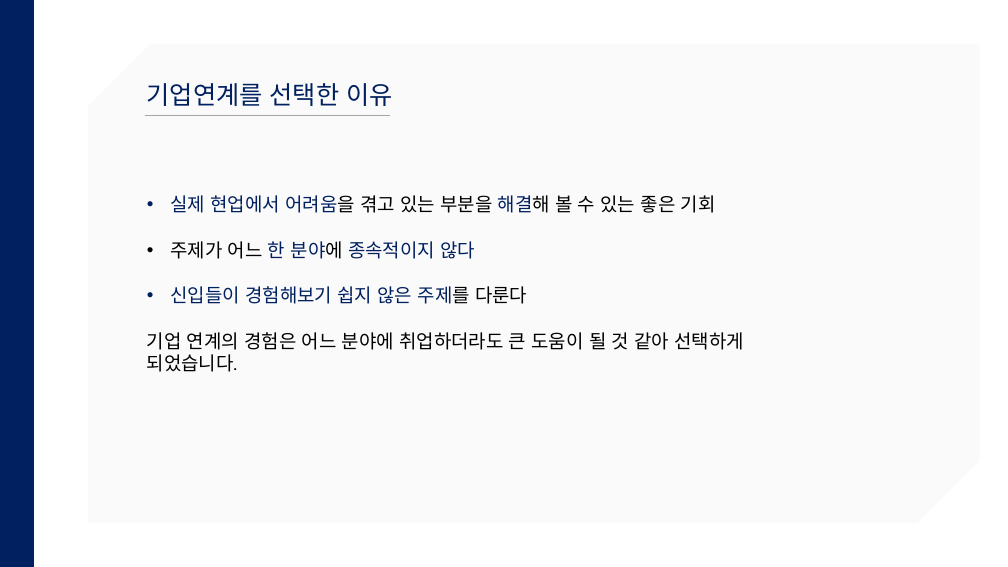
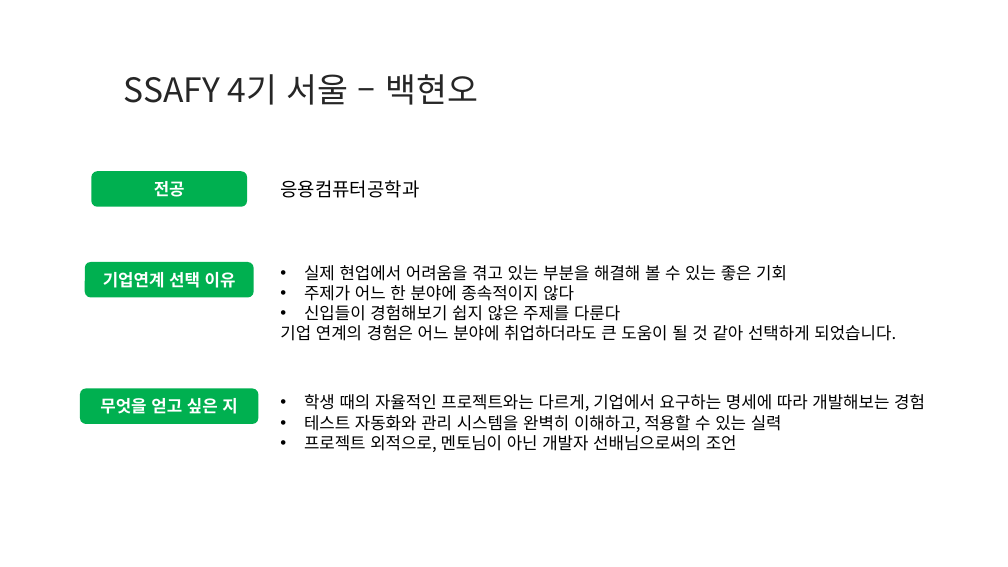
Before and after one commit to shim99887/TMI, a slide deck: slide 1 of docs/Introduce/SDS_자기소개_백현오.pptx (slide 2 before the commit). Drawn at 1008x567 pixels with LibreOffice and Linux fonts; fonts in the diff are those of the drawing; background and template pictures are left out. Boxes give left, top, right and bottom in pixels: in the first picture for what was removed or moved away, otherwise in the second. Text is boxed around its words. In the diff, an @@ line names an element or a change of style, - is before the commit and + after.

```diff
--- a/docs/Introduce/SDS_자기소개_백현오.pptx
+++ b/docs/Introduce/SDS_자기소개_백현오.pptx
@@ rectangle removed at box(0, 0, 34, 567) @@
@@ snip diag rect removed at box(88, 44, 980, 523) @@
@@ title added at box(124, 74, 478, 105), 32 pt, text #262626 @@
+SSAFY 4기 서울 – 백현오
@@ line removed from (145, 116) to (390, 116) @@
@@ rounded rectangle added at box(91, 172, 247, 207), fill #00B050, 16 pt, text #FFFFFF, bold @@
+전공
@@ text added at box(280, 180, 419, 198), 18 pt, text #000000 @@
+응용컴퓨터공학과
@@ rounded rectangle "기업연계 선택 이유": place and size @@
-rounded rectangle "기업연계 선택 이유" at box(147, 83, 392, 106)
+rounded rectangle "기업연계 선택 이유" at box(85, 262, 253, 298)
@@ rounded rectangle "기업연계 선택 이유" at box(85, 262, 253, 298): vertical alignment top to middle; fill none to #00B050 @@
@@ text "실제 현업에서 어려움을 겪고 있는 ...": place and size @@
-text "실제 현업에서 어려움을 겪고 있는 ..." at box(147, 195, 744, 372)
+text "실제 현업에서 어려움을 겪고 있는 ..." at box(280, 265, 896, 341)
@@ text "실제 현업에서 어려움을 겪고 있는 ..." at box(280, 265, 896, 341): size 18 to 16 pt, font Karla to Noto Sans CJK KR; text colour #002060 to #000000 in "실제 현업에서 어려움을 해결해", "한 분야에 종속적이지 않다", "신입들이 경험해보기 쉽지 않은 주제를" @@
@@ text in rounded rectangle at box(103, 272, 236, 288): text changed; size 24 to 16 pt; font Karla to Noto Sans CJK KR; text colour #002060 to #FFFFFF; bold on @@
-기업연계를 선택한 이유
+기업연계 선택 이유
@@ rounded rectangle added at box(80, 389, 259, 424), fill #00B050, 16 pt, text #FFFFFF, bold @@
+무엇을 얻고 싶은 지
@@ text added at box(304, 394, 925, 452), 16 pt, text #000000 @@
+• 학생 때의 자율적인 프로젝트와는 다르게, 기업에서 요구하는 명세에 따라 개발해보는 경험
+• 테스트 자동화와 관리 시스템을 완벽히 이해하고, 적용할 수 있는 실력
+• 프로젝트 외적으로, 멘토님이 아닌 개발자 선배님으로써의 조언
```
Also in this commit, not shown: 2 other slides changed, 2 slides removed.
